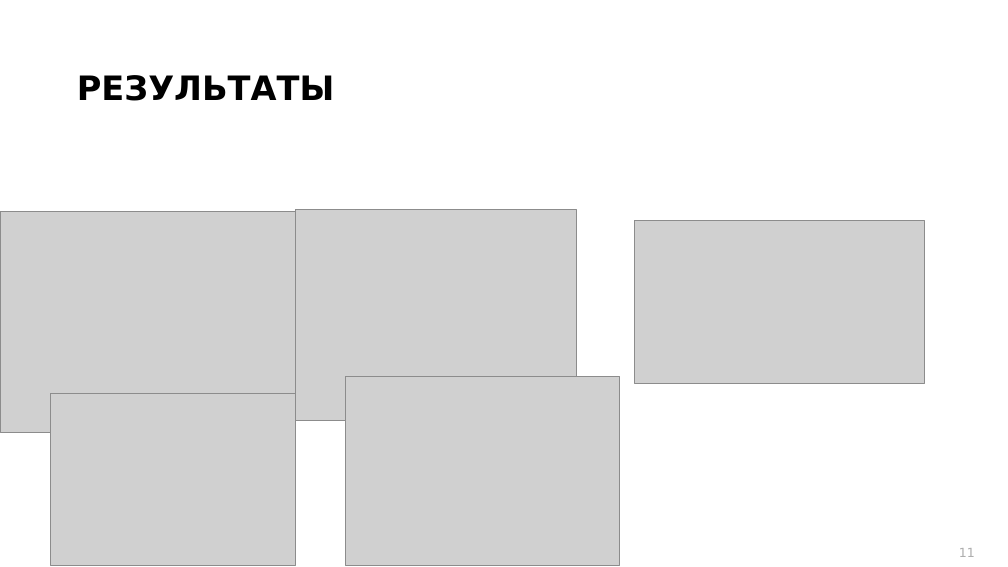
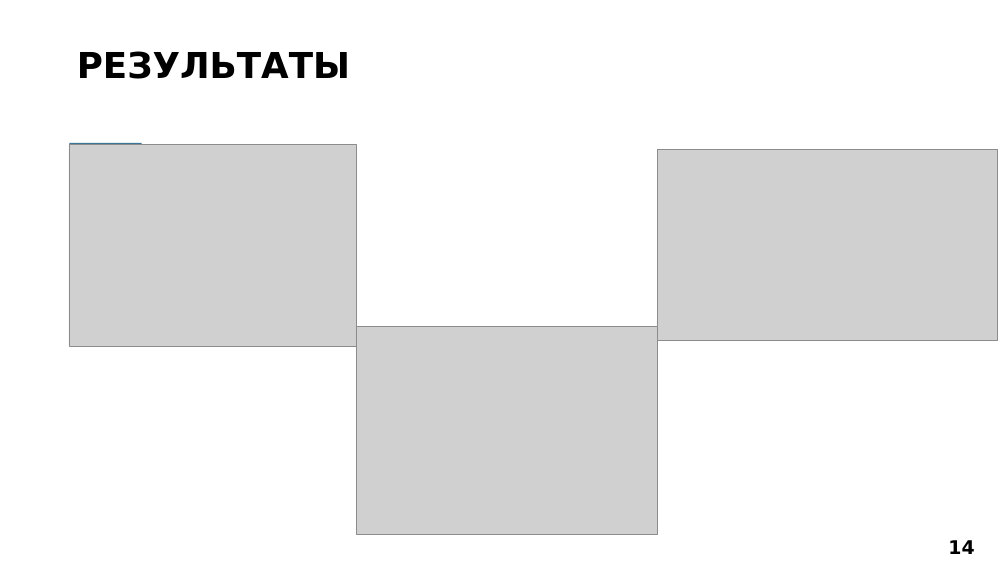
Before and after one commit to sokuroff/education, a slide deck: slide 14 of ВКР/ВКР.pptx (slide 11 before the commit). Drawn at 1008x567 pixels with LibreOffice and Linux fonts; fonts in the diff are those of the drawing; grey boxes stand for pictures; background and template pictures are left out. Boxes give left, top, right and bottom in pixels: in the first picture for what was removed or moved away, otherwise in the second. Text is boxed around its words. In the diff, an @@ line names an element or a change of style, - is before the commit and + after.

```diff
--- a/ВКР/ВКР.pptx
+++ b/ВКР/ВКР.pptx
@@ rectangle: place and size @@
-rectangle at (0, 0, 1008, 211)
+rectangle at (0, 0, 1008, 122)
@@ title "РЕЗУЛЬТАТЫ": place and size @@
-title "РЕЗУЛЬТАТЫ" at (77, 75, 334, 101)
+title "РЕЗУЛЬТАТЫ" at (77, 51, 350, 79)
@@ title "РЕЗУЛЬТАТЫ" at (77, 51, 350, 79): size 32 to 34 pt @@
@@ picture: place and size @@
-picture at (50, 393, 295, 565)
+picture at (69, 144, 356, 346)
@@ rectangle added at (70, 143, 142, 150), fill #3B7698 @@
@@ picture: place and size @@
-picture at (635, 220, 925, 383)
+picture at (658, 150, 998, 341)
@@ picture removed at (296, 209, 577, 420) @@
@@ picture removed at (0, 212, 296, 433) @@
@@ picture: place and size @@
-picture at (346, 376, 620, 565)
+picture at (356, 327, 658, 535)
@@ page number at (948, 540, 974, 554): text changed; size 12 to 18 pt; text colour #AEAEAE to #000000; bold on @@
-11
+14
```
Also in this commit, not shown: 6 other slides changed, 3 slides added, 2 other files.
